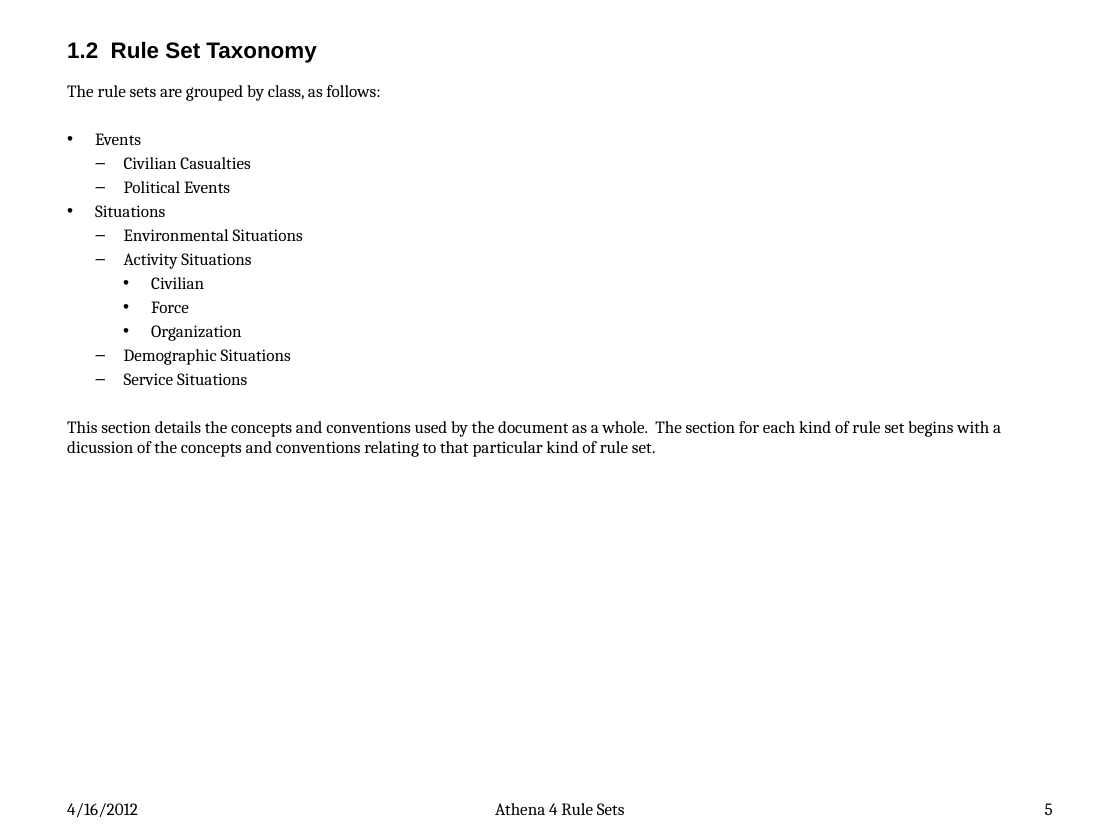
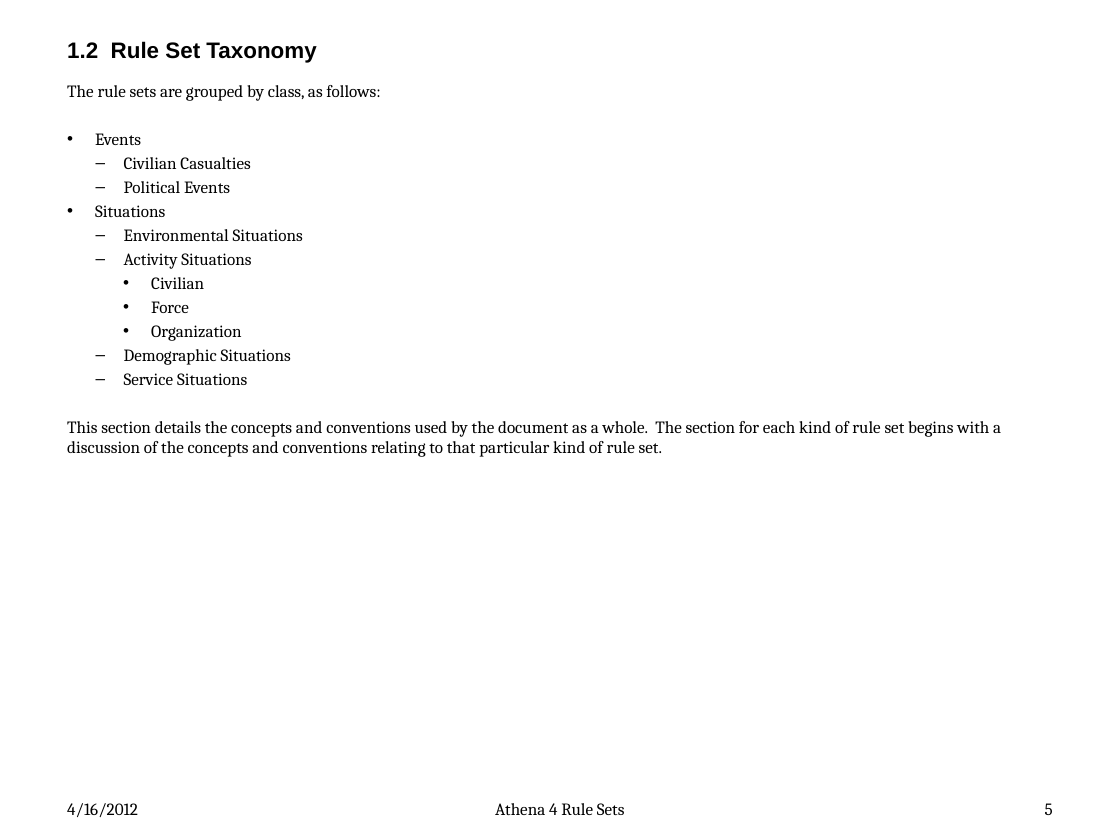
Before and after one commit to AthenaModel/athena-legacy, a slide deck: slide 5 of docs/dev/rules.pptx. Drawn at 1120x840 pixels with LibreOffice and Linux fonts; fonts in the diff are those of the drawing. Boxes give left, top, right and bottom in pixels: in the first picture for what was removed or moved away, otherwise in the second. Text is boxed around its words. In the diff, an @@ line names an element or a change of style, - is before the commit and + after.

```diff
--- a/docs/dev/rules.pptx
+++ b/docs/dev/rules.pptx
@@ text at (67, 421, 1001, 457): text changed @@
-This section details the concepts and conventions used by the document as a whole. The section for each kind of rule set begins with a dicussion of the concepts and conventions relating to that particular kind of rule set.
+This section details the concepts and conventions used by the document as a whole. The section for each kind of rule set begins with a discussion of the concepts and conventions relating to that particular kind of rule set.
```
Also in this commit, not shown: 73 other slides changed.
